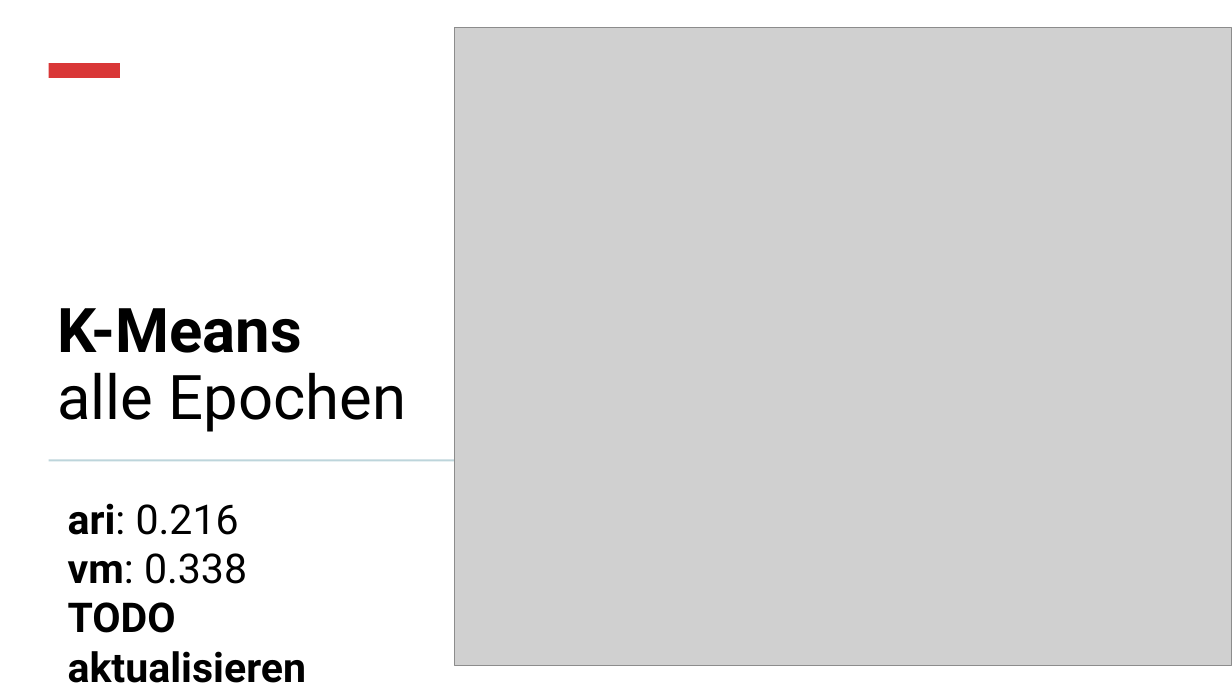
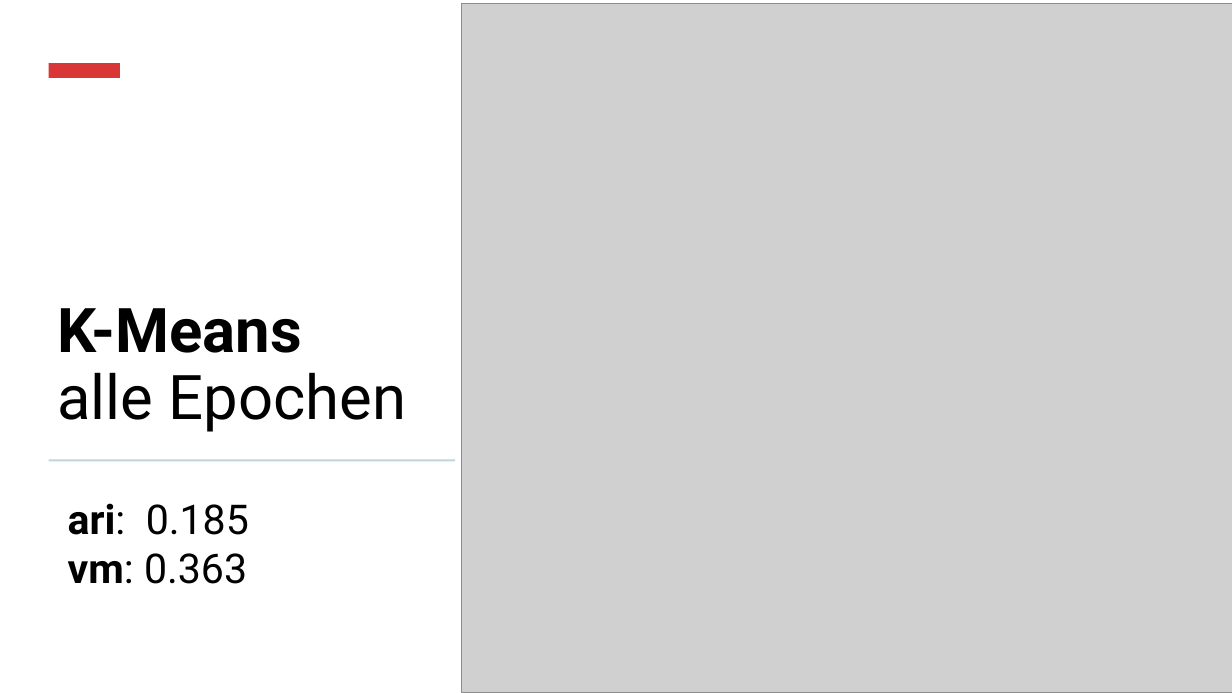
Before and after one commit to realjanpaulus/clusterpoems, a slide deck: slide 22 of presentation/clustering_presentation.pptx. Drawn at 1232x693 pixels with LibreOffice and Linux fonts; fonts in the diff are those of the drawing; grey boxes stand for pictures. Boxes give left, top, right and bottom in pixels: in the first picture for what was removed or moved away, otherwise in the second. Text is boxed around its words. In the diff, an @@ line names an element or a change of style, - is before the commit and + after.

```diff
--- a/presentation/clustering_presentation.pptx
+++ b/presentation/clustering_presentation.pptx
@@ picture: place and size @@
-picture at (455, 28, 1232, 665)
+picture at (462, 4, 1232, 693)
@@ text at (68, 503, 249, 584): text changed; bold off @@
-ari: 0.216
-vm: 0.338
-TODO
-aktualisieren
+ari: 0.185
+vm: 0.363
```
Also in this commit, not shown: 3 other slides changed, 12 other files.
